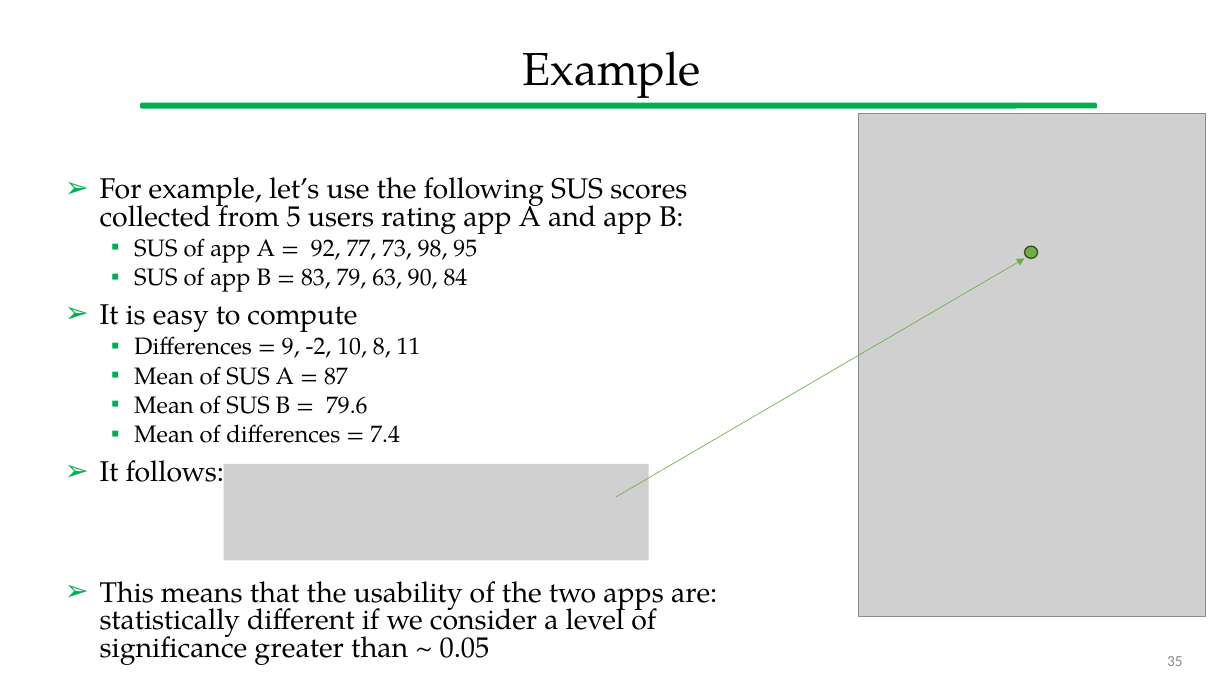
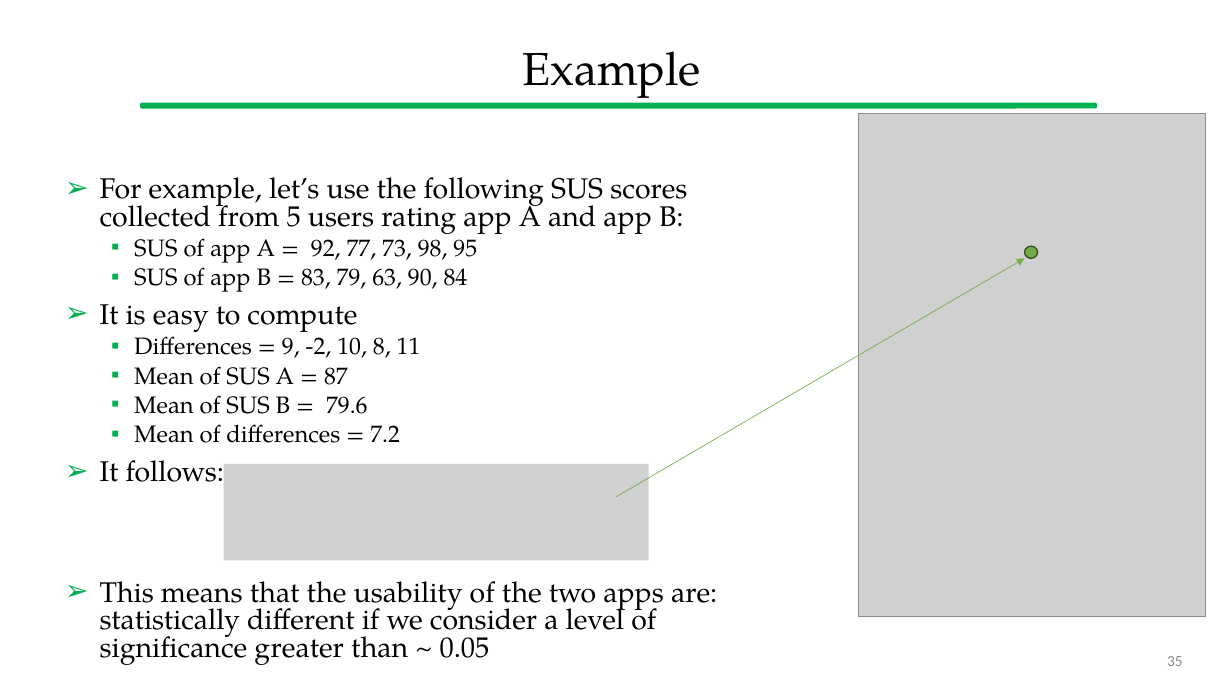
Before and after one commit to gcappon/bwthw, a slide deck: slide 35 of theory_11-usability_evaluation/theory_11-usability_evaluation.pptx. Drawn at 1232x693 pixels with LibreOffice and Linux fonts; fonts in the diff are those of the drawing; grey boxes stand for pictures. Boxes give left, top, right and bottom in pixels: in the first picture for what was removed or moved away, otherwise in the second. Text is boxed around its words. In the diff, an @@ line names an element or a change of style, - is before the commit and + after.

```diff
--- a/theory_11-usability_evaluation/theory_11-usability_evaluation.pptx
+++ b/theory_11-usability_evaluation/theory_11-usability_evaluation.pptx
@@ text at box(134, 424, 400, 443): text changed @@
-  ▪ Mean of differences = 7.4
+  ▪ Mean of differences = 7.2
```
Also in this commit, not shown: 3 other slides changed, 1 other file.
